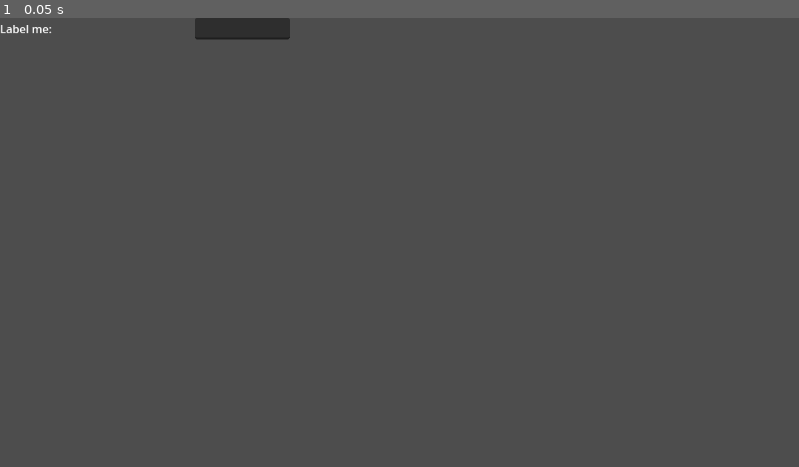
Above: before the commit, frame 1.
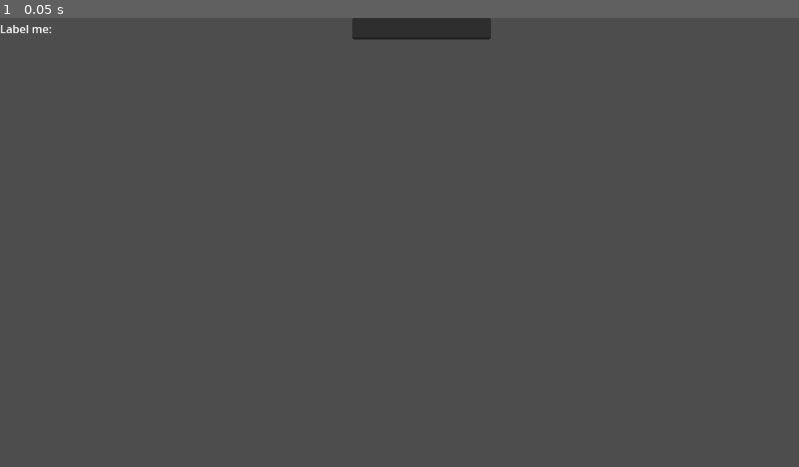
Above: after the commit, the same moment.

Repository: MisterIchor/sbtf-mod-manager-creator
Game: Godot game, scene res://src/interactables/text/text_interactable.tscn
The game is run twice, just before and just after one commit, with the same random seed, the same clock (stepped at 60 frames per second) and the same inputs. This scene is started directly instead of the project's main scene.
Inputs:
- Up to frame 1 (0.05 s): no input

The runs differ from the first frame. In frame 1, 1.4% of the frame differs, in the area x 24-62%, y 0-5%.

Commit message:
Adjust min size of children of TextInteractable to ensure more consistant sizing

Diff:
--- a/src/interactables/text/text_interactable.tscn
+++ b/src/interactables/text/text_interactable.tscn
@@ -10,11 +10,10 @@
 default_text = ""
 
 [node name="Label" parent="." index="0"]
-size_flags_horizontal = 3
+custom_minimum_size = Vector2(500, 0)
 
 [node name="MarginContainer" type="MarginContainer" parent="." index="1"]
 layout_mode = 2
-size_flags_horizontal = 3
 
 [node name="ResetButton" type="Button" parent="MarginContainer" index="0"]
 visible = false
@@ -23,6 +22,7 @@
 text = "Reset"
 
 [node name="LineEdit" type="LineEdit" parent="." index="2"]
+custom_minimum_size = Vector2(200, 0)
 layout_mode = 2
 size_flags_horizontal = 3
 alignment = 2
